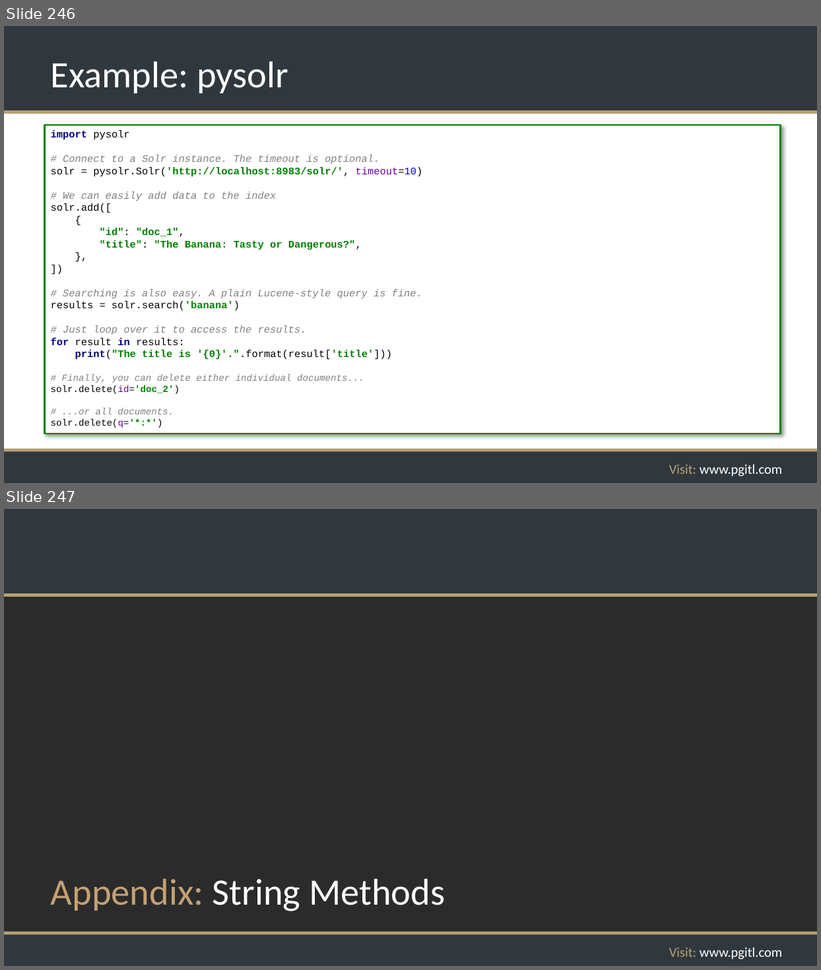
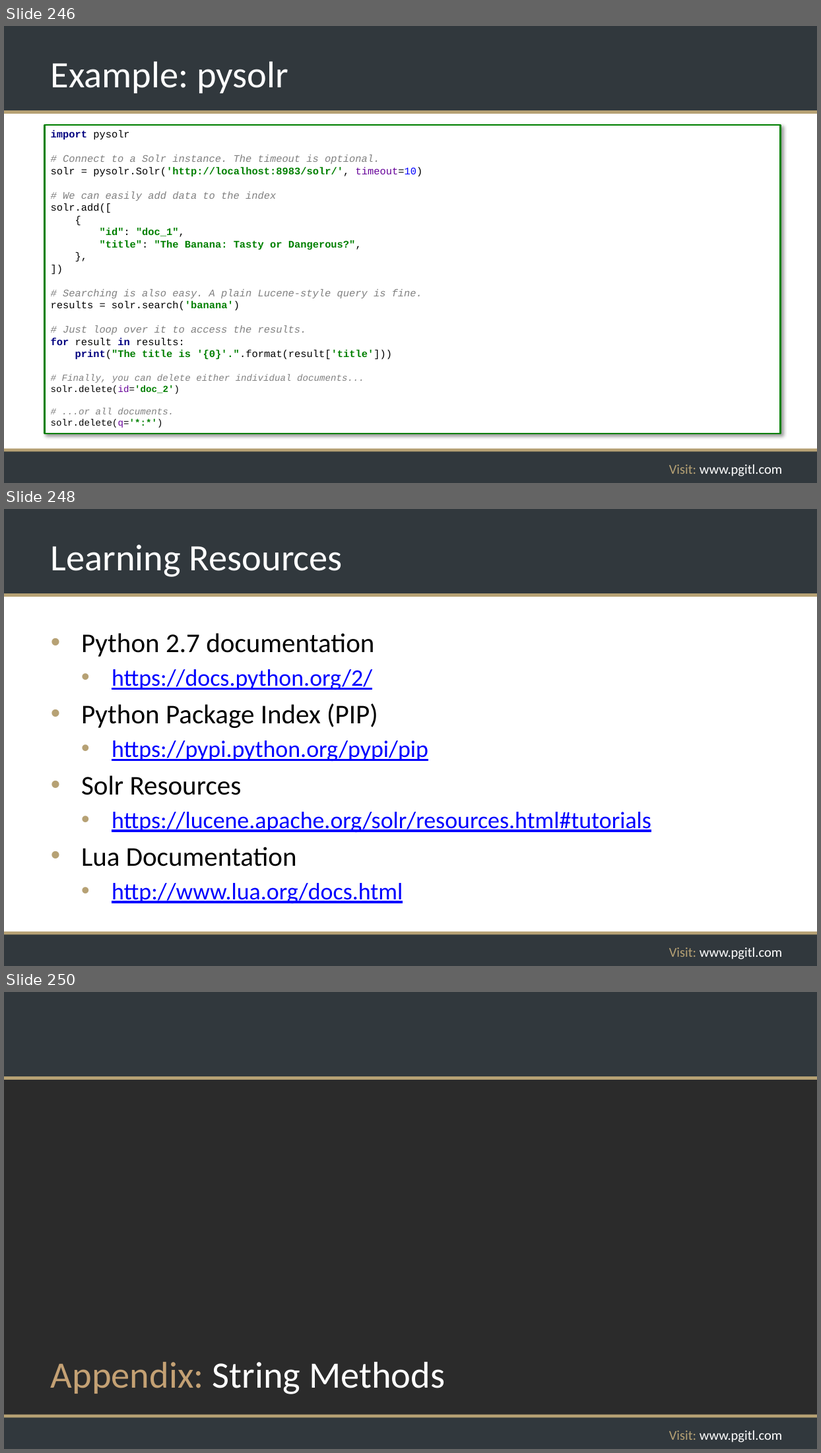
Before and after one commit to rikkouri/project-a, a slide deck: Programming Foundations.pptx. Shown one above the other, each under a label of ours: slides 246 and 247 before the commit, slides 246, 248 and 250 after it; the slides between them are not shown. The pictures are 821x970 and 821x1453 pixels, drawn with LibreOffice and Linux fonts; fonts in the diff are those of the drawing; background and template pictures are left out; a plain dark background stands for a picture behind light text. Boxes give left, top, right and bottom in pixels: in the first picture for what was removed or moved away, otherwise in the second. Text is boxed around its words. In the diff, an @@ line names an element or a change of style, - is before the commit and + after.

Commit message:
Learning Resources

```diff
--- a/Programming Foundations.pptx
+++ b/Programming Foundations.pptx
@@ slide 248 added at [4, 509, 817, 966], background #FFFFFF; not listed: 5 template elements that a slide beside it also shows @@
@@ title added at [51, 545, 343, 577], 44 pt, text #FFFFFF @@
+Learning Resources
@@ text added at [81, 633, 651, 904], 28 pt, text #0000FF, underline @@
+• Python 2.7 documentation
+  • https://docs.python.org/2/
+• Python Package Index (PIP)
+  • https://pypi.python.org/pypi/pip
+• Solr Resources
+  • https://lucene.apache.org/solr/resources.html#tutorials
+• Lua Documentation
+  • http://www.lua.org/docs.html
@@ what was slide 247 is now slide 250 @@
```
Also in this commit, not shown: 2 other slides added.
